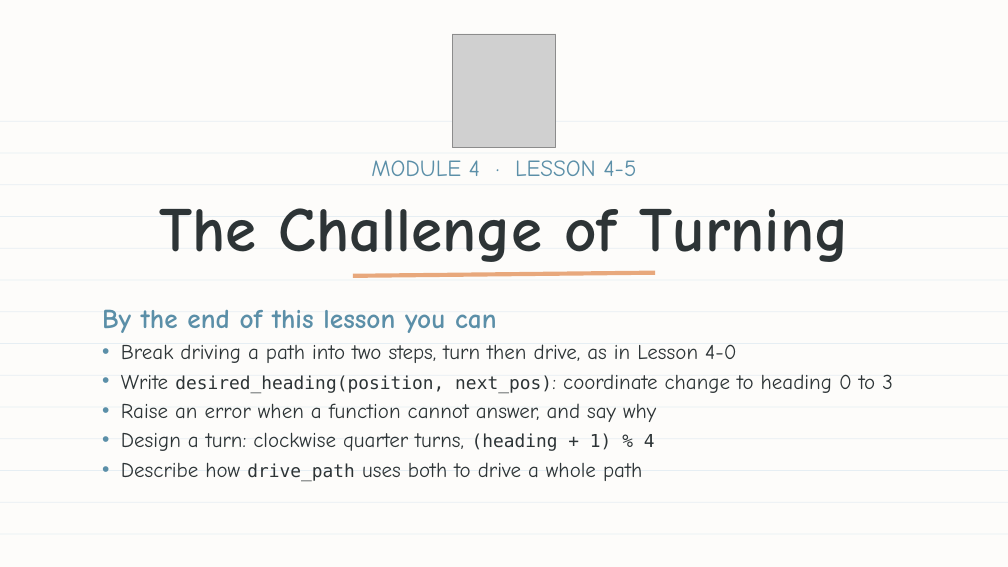
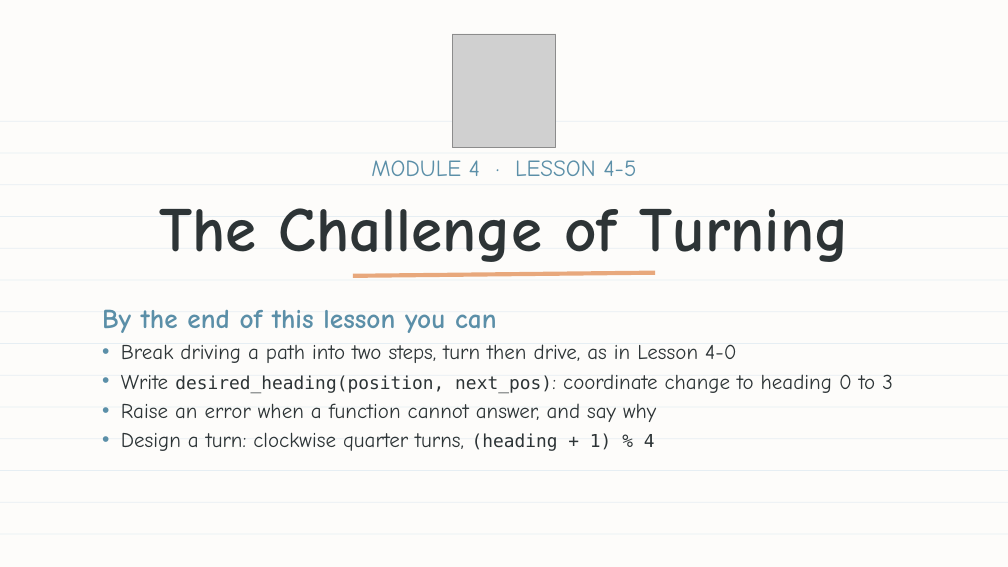
Before and after one commit to bradamiller/LearningPython, a slide deck: slide 1 of static/slides/module-04-manhattan/module-4-lesson-05-the-challenge-of-turning.pptx. Drawn at 1008x567 pixels with LibreOffice and Linux fonts; fonts in the diff are those of the drawing; grey boxes stand for pictures. Boxes give left, top, right and bottom in pixels: in the first picture for what was removed or moved away, otherwise in the second. Text is boxed around its words. In the diff, an @@ line names an element or a change of style, - is before the commit and + after.

```diff
--- a/static/slides/module-04-manhattan/module-4-lesson-05-the-challenge-of-turning.pptx
+++ b/static/slides/module-04-manhattan/module-4-lesson-05-the-challenge-of-turning.pptx
@@ text at box(121, 462, 642, 482): paragraph removed @@
-• Describe how drive_path uses both to drive a whole path
```
Also in this commit, not shown: 1 slide added, 3 slides removed, 5 other files.
